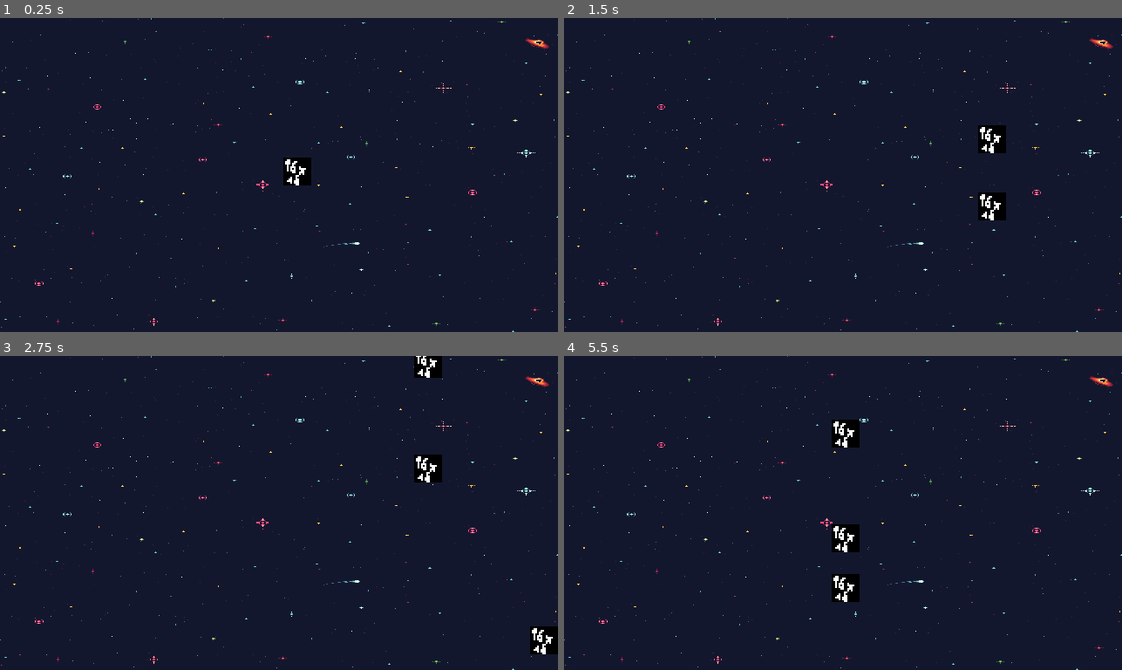
Above: before the commit, frames 1-4 (two rows, left to right).
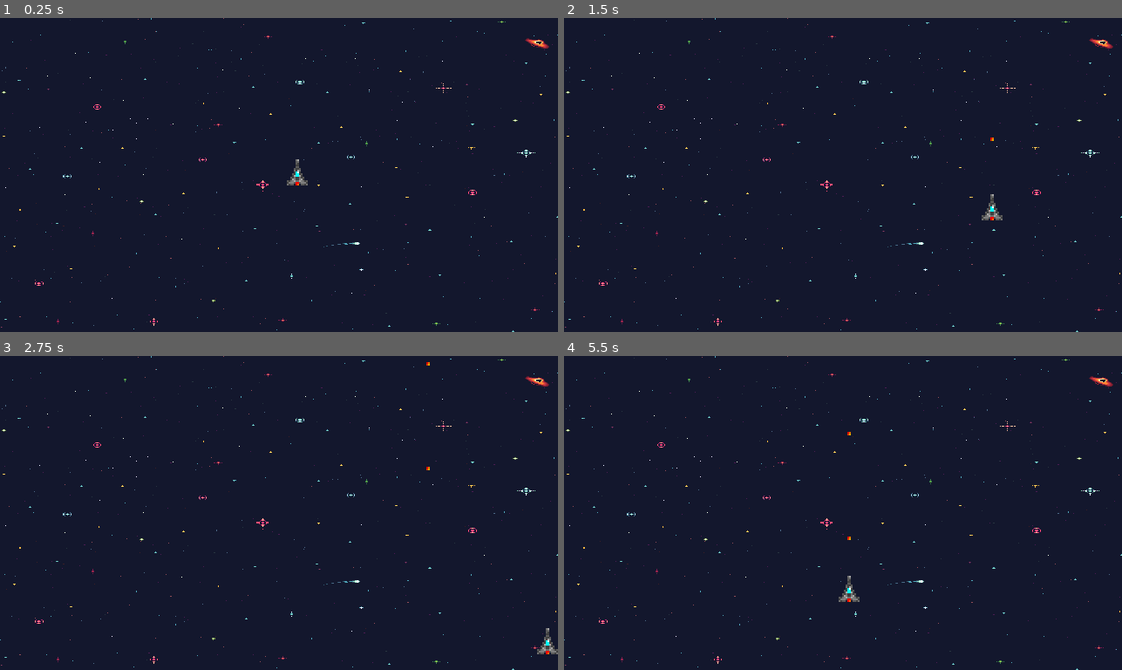
Above: after the commit, the same moments.

Repository: ARC-MON/Galaxy_Adventure
Game: Godot game, scene res://Scenes/MainGameScene.tscn
Two runs of this game, one before a commit and one after it. Both use one fixed random seed, a clock stepped at 60 frames per second and the inputs below.
Inputs:
- Up to frame 1 (0.25 s): no input
- Up to frame 2 (1.5 s): tap Enter at 0.5 s; hold Right (ui_right) 0.53-1.28 s; hold Down (ui_down) from 1.28 s (still down)
- Up to frame 3 (2.75 s): release Down (ui_down) at 2.03 s; hold Right (ui_right) from 2.03 s (still down)
- Up to frame 4 (5.5 s): release Right (ui_right) at 2.78 s; hold Up (ui_up) 2.78-3.53 s; hold Left (ui_left) 3.53-5.03 s; hold Down (ui_down) from 5.03 s (still down)

The runs differ from the first frame. In frame 1, 0.4% of the frame differs, in the area x 50-56%, y 44-54%; in frame 2, 0.9%; in frame 3, 1.2%; in frame 4, 1.3%, in the area x 47-53%, y 20-79%.

Commit message:
Shooting_player

Diff:
--- a/Galaxy_Adventure/Scenes/Fireball.tscn
+++ b/Galaxy_Adventure/Scenes/Fireball.tscn
@@ -1,17 +1,13 @@
 [gd_scene load_steps=4 format=2]
 
-[ext_resource path="res://Textures/16x16_placeholder.png" type="Texture" id=1]
+[ext_resource path="res://Textures/Fireball.png" type="Texture" id=1]
 [ext_resource path="res://Scripts/Fireball.gd" type="Script" id=2]
 
 [sub_resource type="RectangleShape2D" id=1]
-extents = Vector2( 8.23901, 8.06253 )
+extents = Vector2( 1.11907, 1.10866 )
 
 [node name="Fireball" type="Area2D"]
-position = Vector2( 187.15, 132.05 )
 script = ExtResource( 2 )
-__meta__ = {
-"_edit_group_": true
-}
 
 [node name="Sprite" type="Sprite" parent="."]
 texture = ExtResource( 1 )
@@ -20,5 +16,5 @@
 shape = SubResource( 1 )
 
 [node name="VisibilityNotifier2D" type="VisibilityNotifier2D" parent="."]
-scale = Vector2( 0.5, 0.5 )
+scale = Vector2( 0.1, 0.1 )
 [connection signal="screen_exited" from="VisibilityNotifier2D" to="." method="_on_VisibilityNotifier2D_screen_exited"]
--- a/Galaxy_Adventure/Scenes/Player.tscn
+++ b/Galaxy_Adventure/Scenes/Player.tscn
@@ -1,10 +1,10 @@
 [gd_scene load_steps=4 format=2]
 
-[ext_resource path="res://Textures/16x16_placeholder.png" type="Texture" id=1]
+[ext_resource path="res://Textures/Space_Ship.png" type="Texture" id=1]
 [ext_resource path="res://Scripts/Player.gd" type="Script" id=2]
 
 [sub_resource type="RectangleShape2D" id=1]
-extents = Vector2( 8.10197, 8.10906 )
+extents = Vector2( 6.1425, 7.65912 )
 
 [node name="Player" type="KinematicBody2D"]
 script = ExtResource( 2 )
@@ -13,6 +13,7 @@
 }
 
 [node name="CollisionShape2D" type="CollisionShape2D" parent="."]
+position = Vector2( 0, 0.501377 )
 shape = SubResource( 1 )
 
 [node name="Sprite" type="Sprite" parent="."]
Binary file added: Galaxy_Adventure/Textures/Fireball.png
Not shown, added: Galaxy_Adventure/Textures/Fireball.png.import
Binary file added: Galaxy_Adventure/Textures/Space_Ship.png
Not shown, added: Galaxy_Adventure/Textures/Space_Ship.png.import
